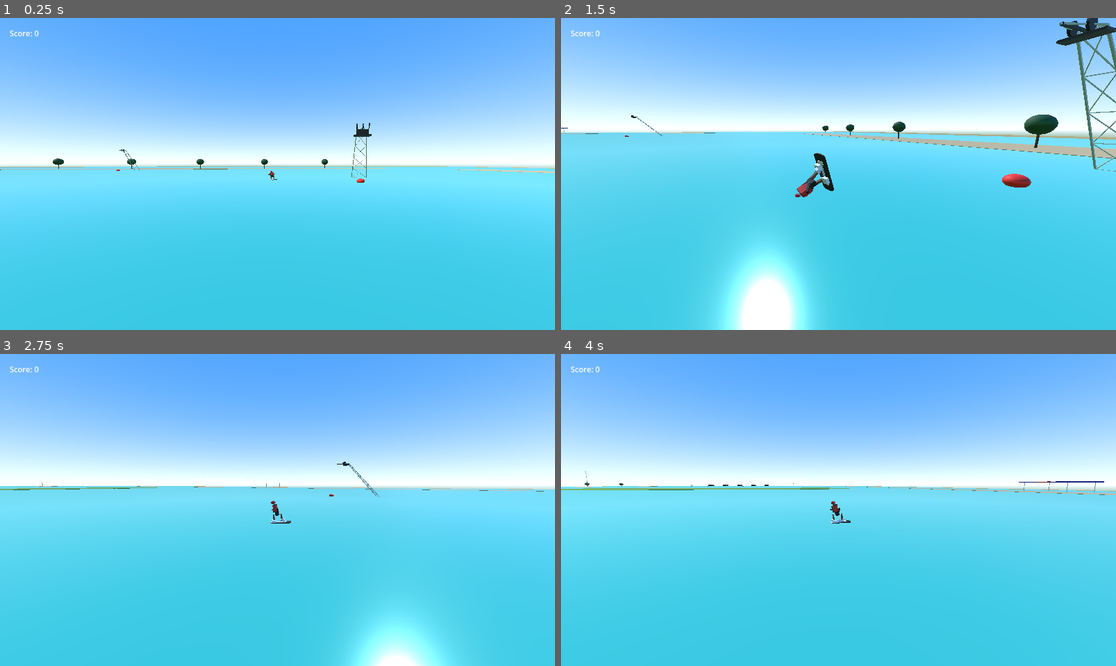
Above: before the commit, frames 1-4 (two rows, left to right).
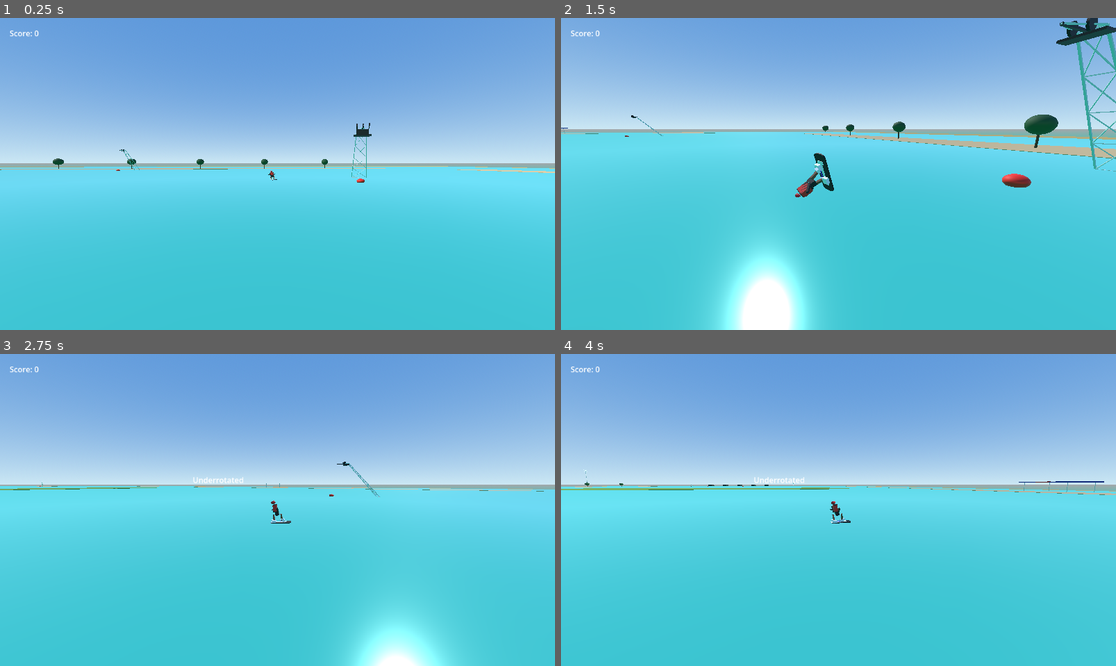
Above: after the commit, the same moments.

Repository: RONARSZN/cable-wakeboard
Game: Godot game, scene res://main.tscn
Two runs of this game, one before a commit and one after it. Both use one fixed random seed, a clock stepped at 60 frames per second and the inputs below.
Inputs (mouse positions are in pixels of both pictures, inside the frame that each line leads up to):
- Up to frame 1 (0.25 s): no input
- Up to frame 2 (1.5 s): tap Enter at 0.5 s; move the mouse to (960, 158) at 0.52 s; hold D 0.53-1.28 s; click (960, 158) at 0.67 s; tap Space at 0.77 s; move the mouse to (727, 189) at 1.27 s; hold Down from 1.28 s (still down)
- Up to frame 3 (2.75 s): tap Space at 1.52 s; move the mouse to (333, 441) at 2.02 s; release Down at 2.03 s; hold D from 2.03 s (still down)
- Up to frame 4 (4 s): move the mouse to (810, 572) at 2.77 s; release D at 2.78 s; hold Up 2.78-3.53 s; click (810, 572) at 2.92 s; tap Space at 3.02, 3.77 s; move the mouse to (1005, 556) at 3.52 s; hold A from 3.53 s (still down)

The runs differ from the first frame. In frame 1, 47% of the frame differs, in the area x 0-100%, y 0-53%; in frame 2, 36%; in frame 3, 43%; in frame 4, 42%.

Commit message:
Add scene sky environment

Diff:
--- a/main.tscn
+++ b/main.tscn
@@ -16,6 +16,18 @@
 [sub_resource type="Curve3D" id="Curve3D_0xm2m"]
 
 [sub_resource type="BoxMesh" id="BoxMesh_ig7tw"]
+
+[sub_resource type="ProceduralSkyMaterial" id="ProceduralSkyMaterial_1bvp3"]
+sky_top_color = Color(0.3491902, 0.58383155, 0.85430586, 1)
+sky_horizon_color = Color(0.7977378, 0.9063318, 0.95468724, 1)
+ground_bottom_color = Color(0.24780053, 0.76737565, 0.7014107, 1)
+
+[sub_resource type="Sky" id="Sky_lquwl"]
+sky_material = SubResource("ProceduralSkyMaterial_1bvp3")
+
+[sub_resource type="Environment" id="Environment_7mycd"]
+background_mode = 2
+sky = SubResource("Sky_lquwl")
 
 [node name="Main" type="Node3D" unique_id=2015630341]
 
@@ -56,3 +68,6 @@
 offset_right = 60.0
 offset_bottom = 43.0
 text = "Score 0"
+
+[node name="WorldEnvironment" type="WorldEnvironment" parent="." unique_id=1645808874]
+environment = SubResource("Environment_7mycd")
